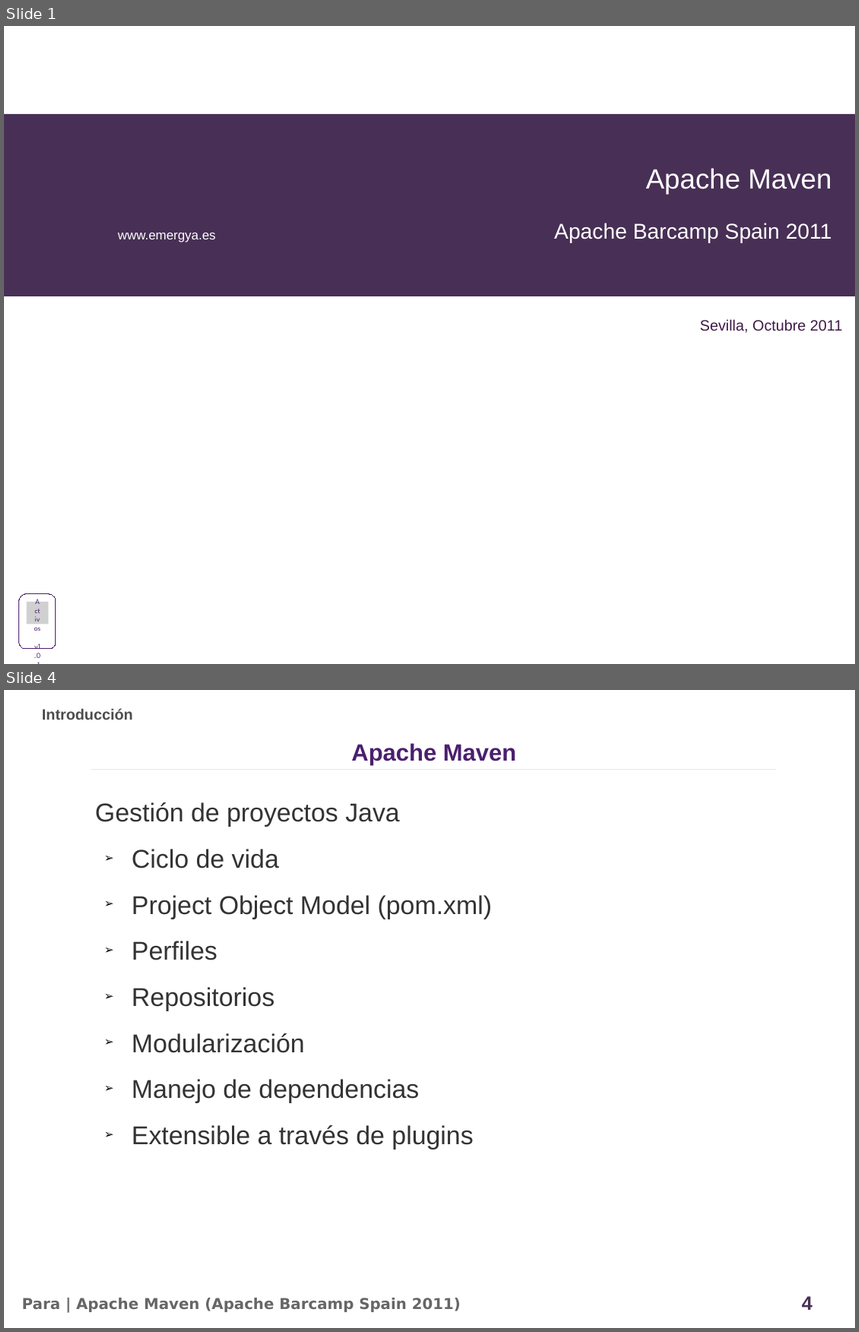
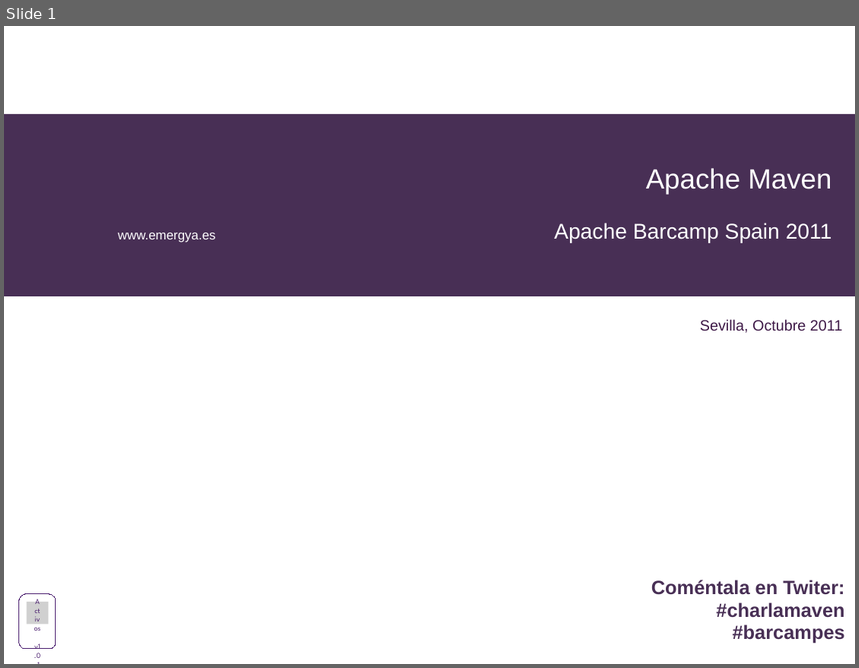
Before and after one commit to alediator/barcamp-maven, a slide deck: doc/slideshare_introduccion.odp. Shown one above the other, each under a label of ours: slides 1 and 4 before the commit, slide 1 after it; the slides between them are not shown. The pictures are 859x1332 and 859x668 pixels, drawn with LibreOffice and Linux fonts; fonts in the diff are those of the drawing; grey boxes stand for pictures; background and template pictures are left out. Boxes give left, top, right and bottom in pixels: in the first picture for what was removed or moved away, otherwise in the second. Text is boxed around its words. In the diff, an @@ line names an element or a change of style, - is before the commit and + after.

Commit message:
Presentacion de la charla basica

```diff
--- a/doc/slideshare_introduccion.odp
+++ b/doc/slideshare_introduccion.odp
@@ slide 4 removed at (x1=4, y1=690, x2=855, y2=1328), background #FFFFFF @@
@@ text removed at (x1=42, y1=708, x2=133, y2=720) @@
-Introducción
@@ text removed at (x1=351, y1=743, x2=516, y2=766) @@
-Apache Maven
@@ line removed from (92, 769) to (776, 769) @@
@@ text removed at (x1=95, y1=802, x2=493, y2=1150) @@
-Gestión de proyectos Java
-➢ Ciclo de vida
-➢ Project Object Model (pom.xml)
-➢ Perfiles
-➢ Repositorios
-➢ Modularización
-➢ Manejo de dependencias
-➢ Extensible a través de plugins
@@ text removed at (x1=22, y1=1298, x2=461, y2=1312) @@
-Para | Apache Maven (Apache Barcamp Spain 2011)
@@ page number removed at (x1=802, y1=1296, x2=813, y2=1310) @@
-4
@@ slide 1 changed as well @@
@@ text added at (x1=652, y1=580, x2=845, y2=644), 18 pt, text #482F55, bold @@
+Coméntala en Twiter:
+#charlamaven
+#barcampes
```
Also in this commit, not shown: 5 other slides changed, 16 slides added, 16 other slides removed, 14 other files.
